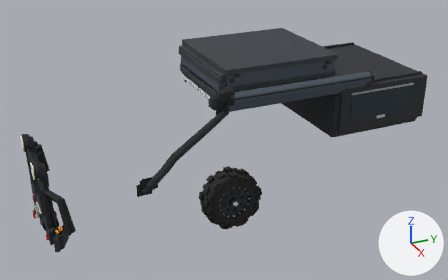
The glTF model assets/cars/ute_kit.glb, before and after one commit.
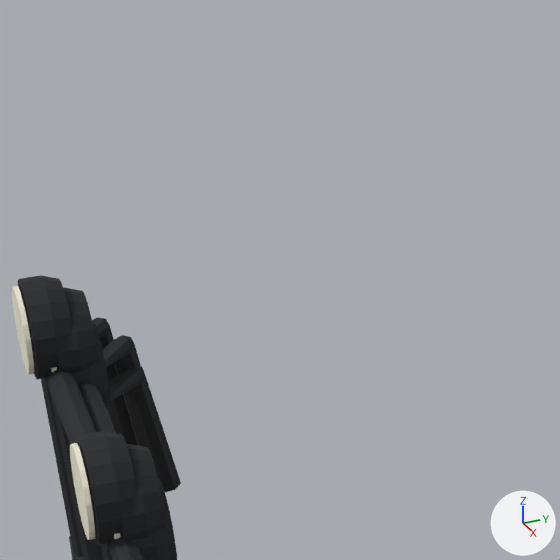
The first picture shows the older version from a 50 mm lens placed at (7.61, -3.53, 4.81), pointed at (0.0, -0.11, 1.01). The close-ups show the older and then the newer version on the part from 4% to 26% of the width and 31% to 65% of the height of that picture. Only the edits that show in the close-ups are written down. Arrows for +X, +Y and +Z are at lower right; the lights stay in place.

Before the edit, the objects in view are built like this:
```python
me_kit_bullbar_shark = bpy.data.meshes.new('kit_bullbar_shark')
me_kit_bullbar_shark.from_pydata(...)  # 344 vertices, 632 faces; spans x -0.99..0.99, y -2.86..-2.59, z 0.34..1.22
# faces by material slot: [348, 236, 24, 24]
me_kit_bullbar_shark.materials.append(mat_bar_plate)  # dark grey #2a2d31
me_kit_bullbar_shark.materials.append(mat_bar)  # black #1d1f22
me_kit_bullbar_shark.materials.append(mat_amber)  # orange #ff9a1f
me_kit_bullbar_shark.materials.append(mat_hook)  # red #d9302c
me_kit_spotlights_hilux = bpy.data.meshes.new('kit_spotlights_hilux')
me_kit_spotlights_hilux.from_pydata(...)  # 220 vertices, 408 faces; spans x -0.568..0.568, y -2.832..-2.725, z 1.025..1.29
# faces by material slot: [240, 144, 24]
me_kit_spotlights_hilux.materials.append(mat_bar)  # black #1d1f22
me_kit_spotlights_hilux.materials.append(mat_lens)  # pale yellow #f6f2dc
me_kit_spotlights_hilux.materials.append(mat_light)  # white #eef3f6
me_kit_spotlights_shark = bpy.data.meshes.new('kit_spotlights_shark')
me_kit_spotlights_shark.from_pydata(...)  # 220 vertices, 408 faces; spans x -0.568..0.568, y -2.896..-2.789, z 1.145..1.41
# faces by material slot: [240, 144, 24]
me_kit_spotlights_shark.materials.append(mat_bar)  # black #1d1f22
me_kit_spotlights_shark.materials.append(mat_lens)  # pale yellow #f6f2dc
me_kit_spotlights_shark.materials.append(mat_light)  # white #eef3f6
ob_kit_bullbar_shark = bpy.data.objects.new('kit_bullbar_shark', me_kit_bullbar_shark)
ob_kit_bullbar_shark.location = (0.0, 0.0, 0.0)
ob_kit_spotlights_hilux = bpy.data.objects.new('kit_spotlights_hilux', me_kit_spotlights_hilux)
ob_kit_spotlights_hilux.location = (0.0, 0.0, 0.0)
ob_kit_spotlights_shark = bpy.data.objects.new('kit_spotlights_shark', me_kit_spotlights_shark)
ob_kit_spotlights_shark.location = (0.0, 0.0, 0.0)
# also in view: 'kit_bullbar_hilux' at (0.0, -2.66, 0.72); 'kit_spotlights_ranger' at (0.0, -2.79, 1.24); 'kit_bullbar_ranger' at (0.0, -2.68, 0.76)
```
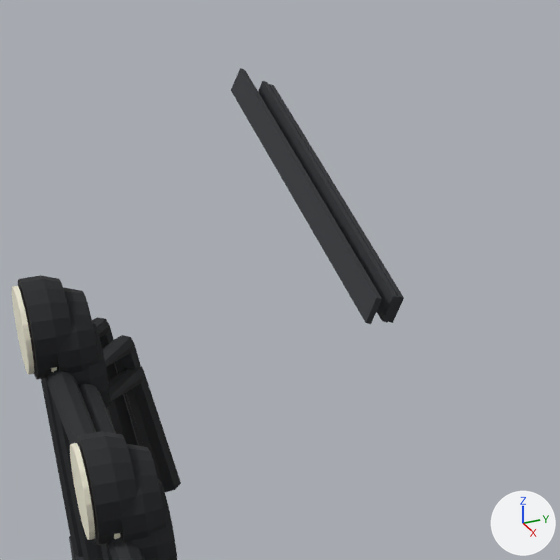
Location of each change, [x1, y1, x2, y2] in pixels of the close-ups (560 x 560 px):
'kit_bullbarscrape_shark', added
    after: [231, 68, 382, 324]
'kit_bullbarscrape_ranger', added
    after: [258, 81, 398, 323]
'kit_bullbarscrape_hilux', added
    after: [269, 84, 404, 323]

Patch to the scene script:
```diff
--- a/assets/cars/ute_kit.glb.py
+++ b/assets/cars/ute_kit.glb.py
@@ me_kit_bullbarscrape_shark @@
+me_kit_bullbarscrape_shark.from_pydata(...)  # 456 vertices, 752 faces; spans x -0.74..0.74, y -2.872..-2.27, z 0.364..1.751
+# faces by material slot: [216, 536]
+me_kit_bullbarscrape_shark.materials.append(mat_bar_plate)  # dark grey #2a2d31
+me_kit_bullbarscrape_shark.materials.append(mat_steel)  # grey #9aa0a6
@@ me_kit_bullbarscrape_ranger @@
+me_kit_bullbarscrape_ranger.from_pydata(...)  # 456 vertices, 752 faces; spans x -0.695..0.695, y -2.807..-2.227, z 0.364..1.728
+# faces by material slot: [216, 536]
+me_kit_bullbarscrape_ranger.materials.append(mat_bar_plate)  # dark grey #2a2d31
+me_kit_bullbarscrape_ranger.materials.append(mat_steel)  # grey #9aa0a6
@@ me_kit_bullbarscrape_hilux @@
+me_kit_bullbarscrape_hilux.from_pydata(...)  # 456 vertices, 752 faces; spans x -0.685..0.685, y -2.795..-2.214, z 0.364..1.721
+# faces by material slot: [216, 536]
+me_kit_bullbarscrape_hilux.materials.append(mat_bar_plate)  # dark grey #2a2d31
+me_kit_bullbarscrape_hilux.materials.append(mat_steel)  # grey #9aa0a6
@@ ob_kit_bullbarscrape_shark @@
+ob_kit_bullbarscrape_shark = bpy.data.objects.new('kit_bullbarscrape_shark', me_kit_bullbarscrape_shark)
+ob_kit_bullbarscrape_shark.location = (0.0, 0.0, 0.0)
@@ ob_kit_bullbarscrape_ranger @@
+ob_kit_bullbarscrape_ranger = bpy.data.objects.new('kit_bullbarscrape_ranger', me_kit_bullbarscrape_ranger)
+ob_kit_bullbarscrape_ranger.location = (0.0, 0.0, 0.0)
@@ ob_kit_bullbarscrape_hilux @@
+ob_kit_bullbarscrape_hilux = bpy.data.objects.new('kit_bullbarscrape_hilux', me_kit_bullbarscrape_hilux)
+ob_kit_bullbarscrape_hilux.location = (0.0, 0.0, 0.0)
```
